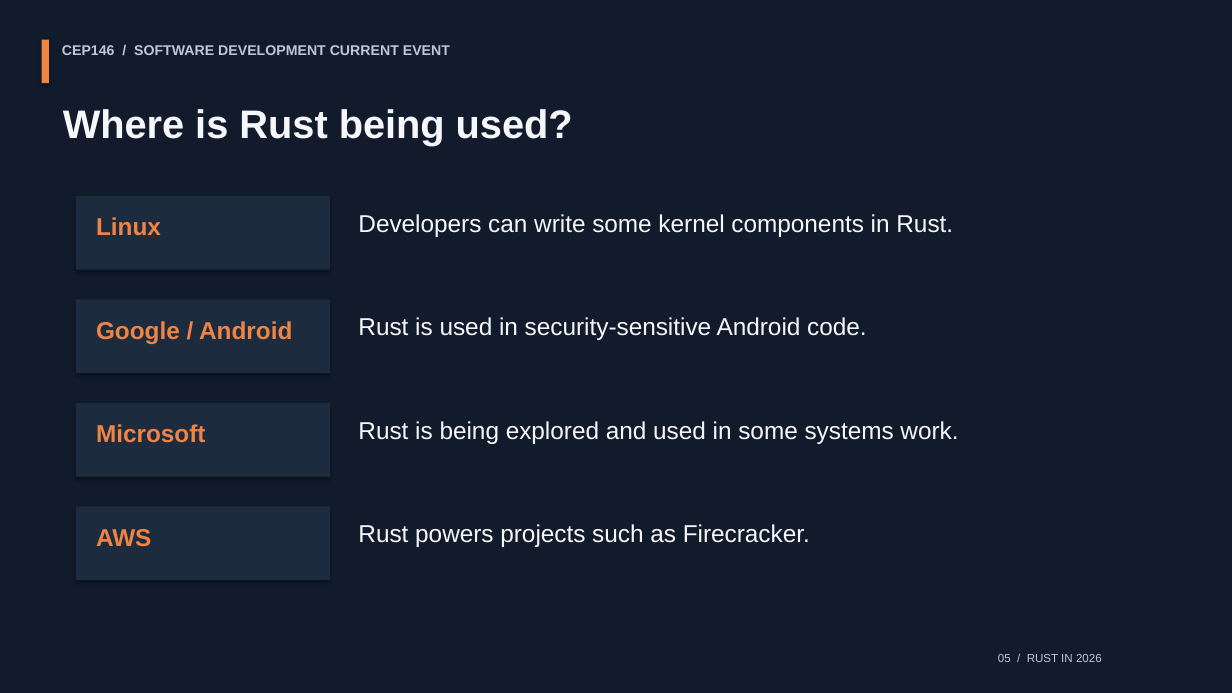
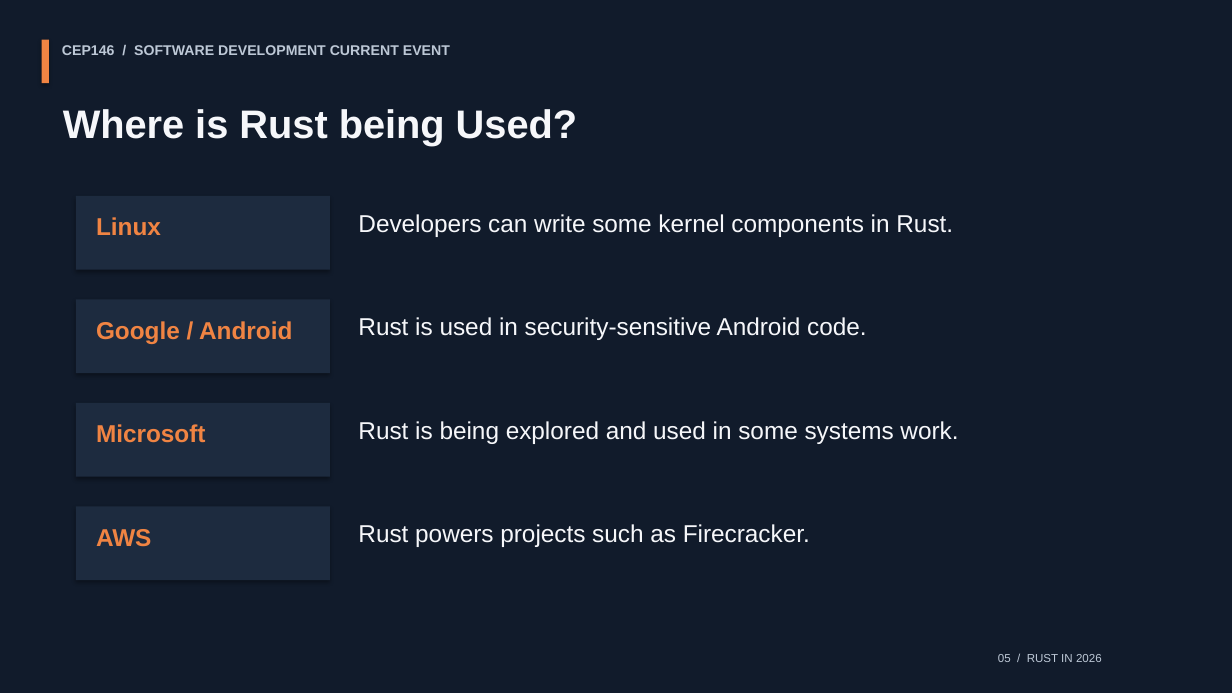
Before and after one commit to shivamjanda/rust-2026-presentation, a slide deck: slide 9 of slides/CEP146_Rust_2026.pptx (slide 11 before the commit). Drawn at 1232x693 pixels with LibreOffice and Linux fonts; fonts in the diff are those of the drawing. Boxes give left, top, right and bottom in pixels: in the first picture for what was removed or moved away, otherwise in the second. Text is boxed around its words. In the diff, an @@ line names an element or a change of style, - is before the commit and + after.

```diff
--- a/slides/CEP146_Rust_2026.pptx
+++ b/slides/CEP146_Rust_2026.pptx
@@ text at [63,109,577,146]: text changed @@
-Where is Rust being used?
+Where is Rust being Used?
```
Also in this commit, not shown: 2 other slides changed, 1 slide removed.
